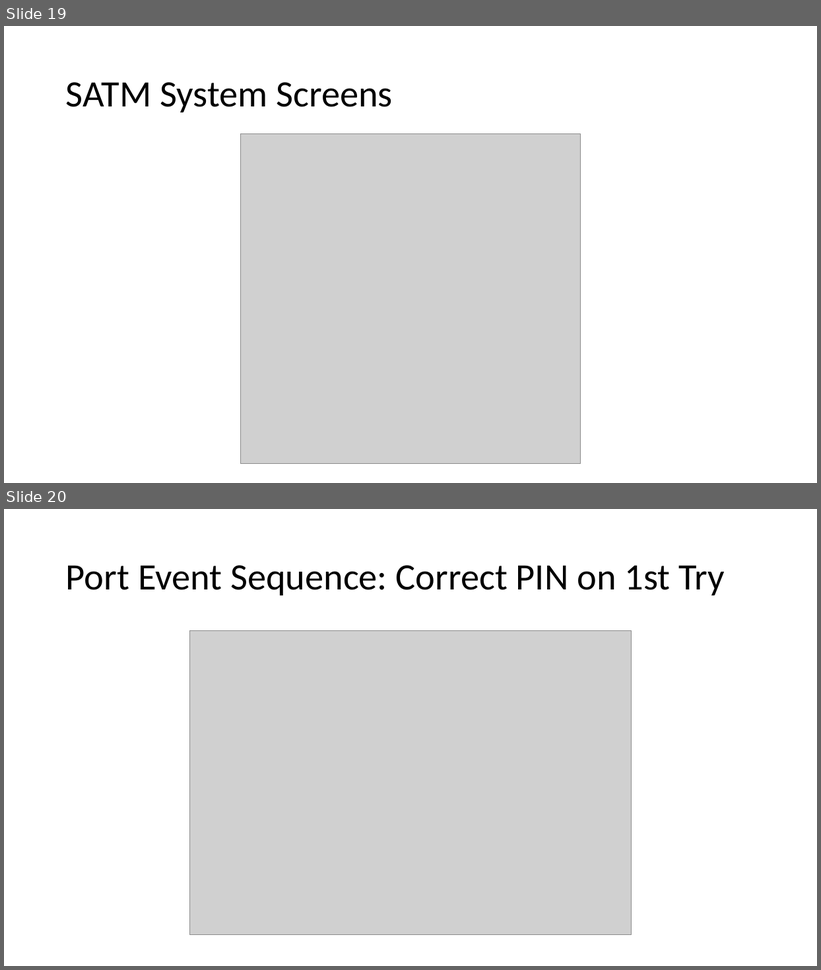
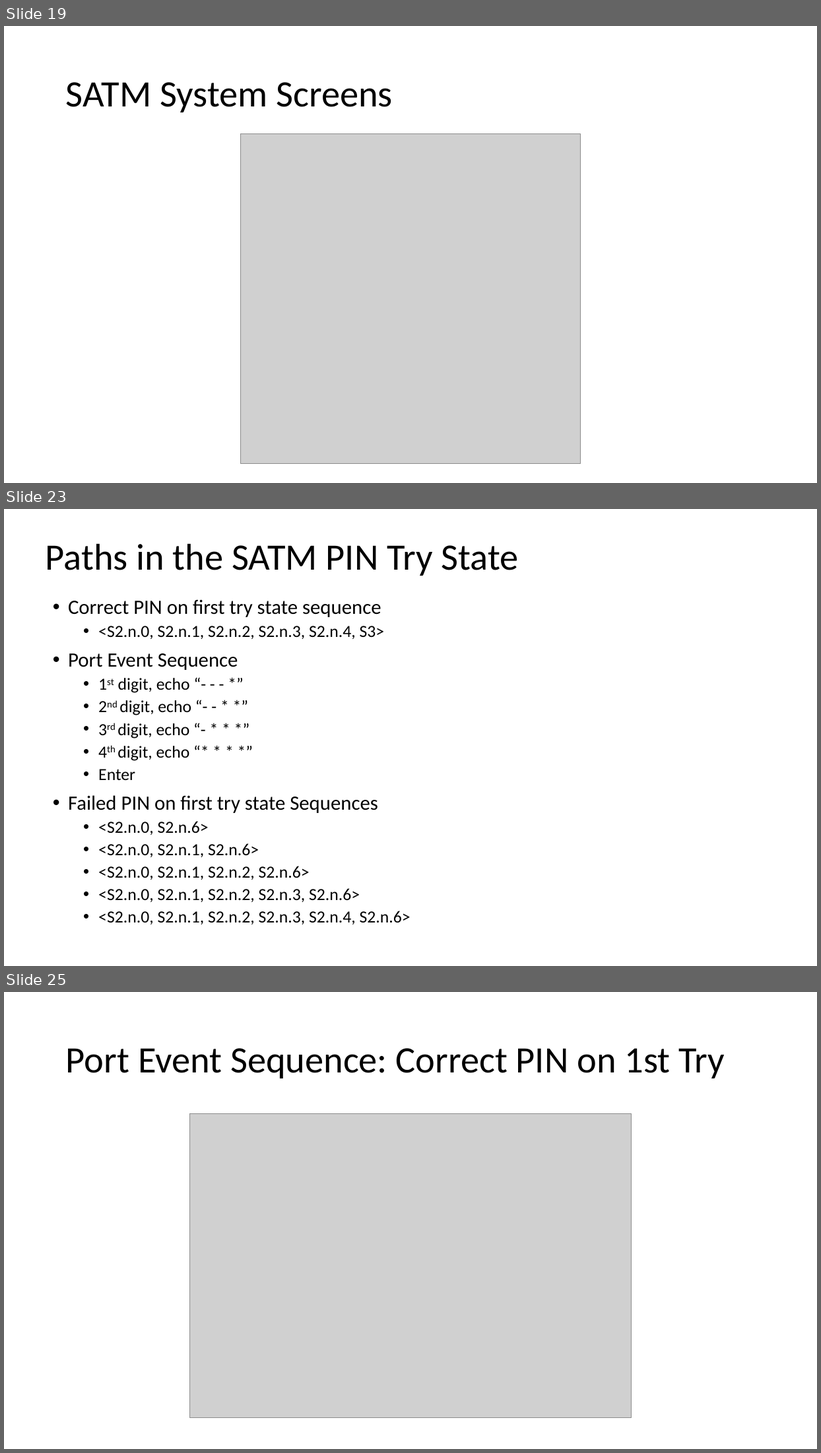
Before and after one commit to malenezi/malenezi, a slide deck: SE401/Lectures/8-Integration, System and Regression Testing/2-System Testing.pptx. Shown one above the other, each under a label of ours: slides 19 and 20 before the commit, slides 19, 23 and 25 after it; the slides between them are not shown. The pictures are 821x970 and 821x1453 pixels, drawn with LibreOffice and Linux fonts; fonts in the diff are those of the drawing; grey boxes stand for pictures. Boxes give left, top, right and bottom in pixels: in the first picture for what was removed or moved away, otherwise in the second. Text is boxed around its words. In the diff, an @@ line names an element or a change of style, - is before the commit and + after.

```diff
--- a/SE401/Lectures/8-Integration, System and Regression Testing/2-System Testing.pptx
+++ b/SE401/Lectures/8-Integration, System and Regression Testing/2-System Testing.pptx
@@ slide 23 added at <box>4,509,817,966</box>, background #FFFFFF @@
@@ title added at <box>46,543,519,576</box>, 44 pt, text #000000 @@
+Paths in the SATM PIN Try State
@@ text added at <box>68,599,411,925</box>, 20 pt, text #000000 @@
+• Correct PIN on first try state sequence
+  • <S2.n.0, S2.n.1, S2.n.2, S2.n.3, S2.n.4, S3>
+• Port Event Sequence
+  • 1st digit, echo “- - - *”
+  • 2nd digit, echo “- - * *”
+  • 3rd digit, echo “- * * *”
+  • 4th digit, echo “* * * *”
+  • Enter
+• Failed PIN on first try state Sequences
+  • <S2.n.0, S2.n.6>
+  • <S2.n.0, S2.n.1, S2.n.6>
+  • <S2.n.0, S2.n.1, S2.n.2, S2.n.6>
+  • <S2.n.0, S2.n.1, S2.n.2, S2.n.3, S2.n.6>
+  • <S2.n.0, S2.n.1, S2.n.2, S2.n.3, S2.n.4, S2.n.6>
@@ what was slide 20 is now slide 25 @@
```
Also in this commit, not shown: 5 other slides added, 2 slides removed, 1 other file.
